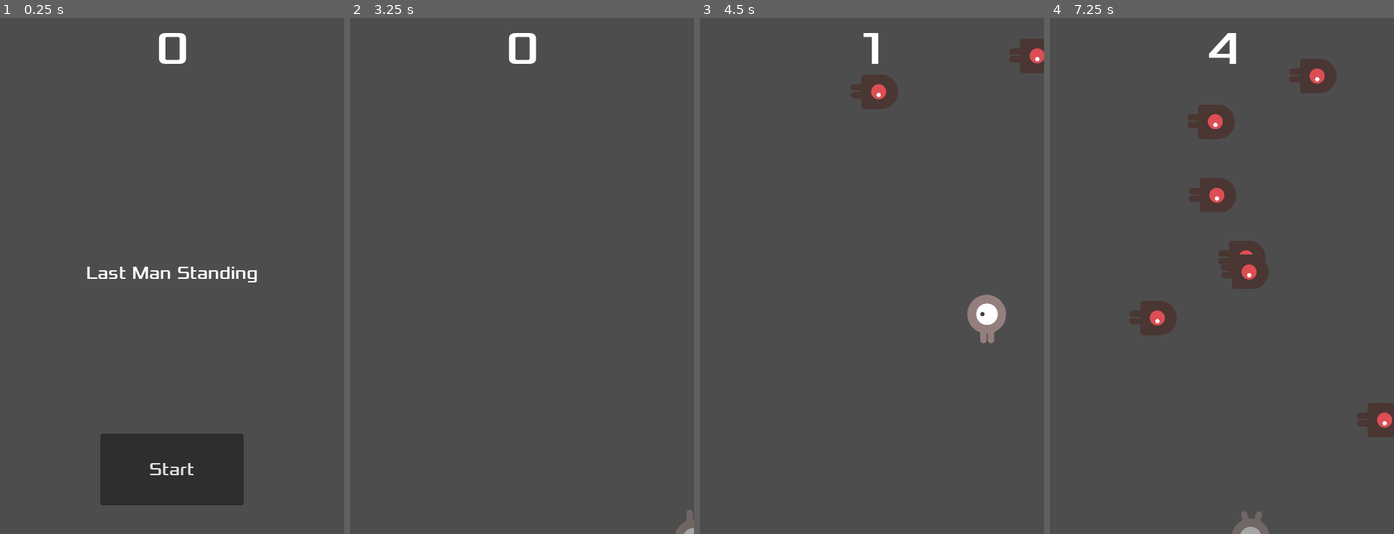
Above: before the commit, frames 1-4 (left to right).
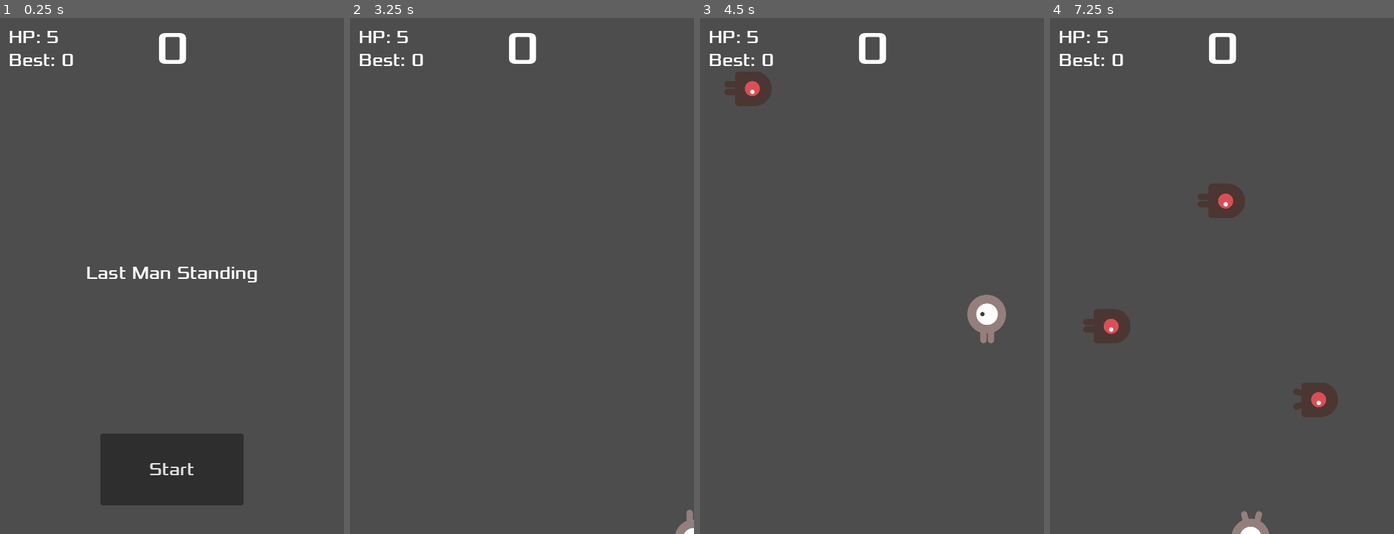
Above: after the commit, the same moments.

Repository: anonymous-basenji/last-man-standing
Game: Godot game, scene res://main.tscn
Two runs of this game, one before a commit and one after it. Both use one fixed random seed, a clock stepped at 60 frames per second and the inputs below.
Inputs (mouse positions are in pixels of both pictures, inside the frame that each line leads up to):
- Up to frame 1 (0.25 s): no input
- Up to frame 2 (3.25 s): click "Start" at 0.5 s; tap Enter at 1.25 s; move the mouse to (597, 250) at 1.27 s; hold Right (move_right) 1.28-2.03 s; click (597, 250) at 1.42 s; move the mouse to (453, 301) at 2.02 s; hold Down (move_down) 2.03-2.78 s; move the mouse to (556, 162) at 2.77 s; hold Right (move_right) from 2.78 s (still down)
- Up to frame 3 (4.5 s): tap Space at 3.5 s; move the mouse to (854, 379) at 3.52 s; release Right (move_right) at 3.53 s; hold Up (move_up) 3.53-4.28 s; click (854, 379) at 3.67 s; move the mouse to (975, 353) at 4.27 s; hold Left (move_left) from 4.28 s (still down)
- Up to frame 4 (7.25 s): move the mouse to (1118, 198) at 5.02 s; move the mouse to (1239, 276) at 5.77 s; release Left (move_left) at 5.78 s; hold Down (move_down) 5.78-6.53 s; click (1239, 276) at 5.92 s; move the mouse to (1170, 147) at 6.52 s; hold Right (move_right) from 6.53 s (still down)

The runs differ from the first frame. In frame 1, 0.3% of the frame differs, in the area x 2-22%, y 2-10%; in frame 2, 0.5%; in frame 3, 2.6%; in frame 4, 6.5%, in the area x 2-100%, y 2-100%.

Commit message:
Day 5 lite: health HUD, spawn ramp, web export setup, README

Diff:
--- a/enemy.gd
+++ b/enemy.gd
@@ -2,7 +2,7 @@
 signal died
 
 @export var speed = 130
-var health = 3
+var health = 2
 var target: Node2D
 
 
@@ -10,7 +10,7 @@
 func _ready() -> void:
 	collision_layer = 2
 	collision_mask = 1
-	$AnimatedSprite2D.play("walk")
+	$AnimatedSprite2D.play("default")
 
 	var circle = CircleShape2D.new()
 	circle.radius = 22
--- a/hud.gd
+++ b/hud.gd
@@ -2,14 +2,14 @@
 signal start_game
 
 
-# Called when the node enters the scene tree for the first time.
 func _ready() -> void:
-	pass # Replace with function body.
-
-
-# Called every frame. 'delta' is the elapsed time since the previous frame.
-func _process(delta: float) -> void:
-	pass
+	$MessageTimer.one_shot = true
+	var font = preload("res://fonts/Xolonium-Regular.ttf")
+	for label in [$HealthLabel, $BestLabel]:
+		label.add_theme_font_override("font", font)
+		label.add_theme_font_size_override("font_size", 24)
+	$HealthLabel.position = Vector2(12, 12)
+	$BestLabel.position = Vector2(12, 44)
 
 func show_message(text):
 	$Message.text = text
@@ -18,17 +18,20 @@
 
 func show_game_over():
 	show_message("Game Over")
-
 	await $MessageTimer.timeout
-
 	$Message.text = "Last Man Standing"
 	$Message.show()
-
 	await get_tree().create_timer(1.0).timeout
 	$StartButton.show()
 
 func update_score(score):
 	$ScoreLabel.text = str(score)
+
+func update_health(new_health):
+	$HealthLabel.text = "HP: " + str(new_health)
+
+func update_best(value):
+	$BestLabel.text = "Best: " + str(value)
 
 
 func _on_start_button_pressed() -> void:
@@ -36,6 +39,5 @@
 	start_game.emit()
 
 
-
 func _on_message_timer_timeout() -> void:
 	$Message.hide()
--- a/hud.tscn
+++ b/hud.tscn
@@ -61,5 +61,13 @@
 [node name="MessageTimer" type="Timer" parent="." unique_id=1685899659]
 wait_time = 2.0
 
+[node name="HealthLabel" type="Label" parent="." unique_id=740777115]
+offset_right = 40.0
+offset_bottom = 23.0
+
+[node name="BestLabel" type="Label" parent="." unique_id=1140105130]
+offset_right = 40.0
+offset_bottom = 23.0
+
 [connection signal="pressed" from="StartButton" to="." method="_on_start_button_pressed"]
 [connection signal="timeout" from="MessageTimer" to="." method="_on_message_timer_timeout"]
--- a/main.gd
+++ b/main.gd
@@ -1,31 +1,42 @@
 extends Node
 @export var mob_scene: PackedScene
-var score
+var score = 0
+var best_score = 0
+var time_alive = 0
 
 # Called when the node enters the scene tree for the first time.
 func _ready() -> void:
 	mob_scene = preload("res://arena_enemy.tscn")
+	$MobPath.position = Vector2.ZERO
+	$MobPath.scale = Vector2.ONE
+	var edge = Curve2D.new()
+	for point in [Vector2(0, 0), Vector2(480, 0), Vector2(480, 720), Vector2(0, 720), Vector2(0, 0)]:
+		edge.add_point(point)
+	$MobPath.curve = edge
 	$HUD.start_game.connect(new_game)
 	$Player.died.connect(game_over)
-
-
-# Called every frame. 'delta' is the elapsed time since the previous frame.
-func _process(delta: float) -> void:
-	pass
+	$Player.health_changed.connect($HUD.update_health)
+	$HUD.update_health($Player.max_health)
+	$HUD.update_best(best_score)
 
 
 func game_over() -> void:
 	$ScoreTimer.stop()
 	$MobTimer.stop()
+	if score > best_score:
+		best_score = score
+		$HUD.update_best(best_score)
 	$HUD.show_game_over()
 
 func new_game():
 	score = 0
+	time_alive = 0
+	$MobTimer.wait_time = 1.2
+	get_tree().call_group("mobs", "queue_free")
 	$Player.start($StartPosition.position)
 	$StartTimer.start()
 	$HUD.update_score(score)
 	$HUD.show_message("Get Ready")
-	get_tree().call_group("mobs", "queue_free")
 
 
 func _on_mob_timer_timeout() -> void:
@@ -41,8 +52,9 @@
 
 
 func _on_score_timer_timeout() -> void:
-	score += 1
-	$HUD.update_score(score)
+	time_alive += 1
+	if time_alive % 20 == 0:
+		$MobTimer.wait_time = max(0.35, $MobTimer.wait_time - 0.08)
 
 
 func _on_start_timer_timeout() -> void:
--- a/main.tscn
+++ b/main.tscn
@@ -39,7 +39,6 @@
 
 [node name="HUD" parent="." unique_id=110541771 instance=ExtResource("4_1bvp3")]
 
-[connection signal="hit" from="Player" to="." method="game_over"]
 [connection signal="timeout" from="MobTimer" to="." method="_on_mob_timer_timeout"]
 [connection signal="timeout" from="ScoreTimer" to="." method="_on_score_timer_timeout"]
 [connection signal="timeout" from="StartTimer" to="." method="_on_start_timer_timeout"]
--- a/player.tscn
+++ b/player.tscn
@@ -51,5 +51,3 @@
 [node name="ShootCooldown" type="Timer" parent="." unique_id=1271956460]
 
 [node name="InvulnTimer" type="Timer" parent="." unique_id=1361082588]
-
-[connection signal="body_entered" from="." to="." method="_on_body_entered"]
--- a/project.godot
+++ b/project.godot
@@ -10,7 +10,7 @@
 
 [application]
 
-config/name="last-man-standing"
+config/name="Last Man Standing"
 run/main_scene="uid://cb3myqhbgjriw"
 config/features=PackedStringArray("4.7", "Forward Plus")
 config/icon="res://icon.svg"
Not shown, added: export_presets.cfg
